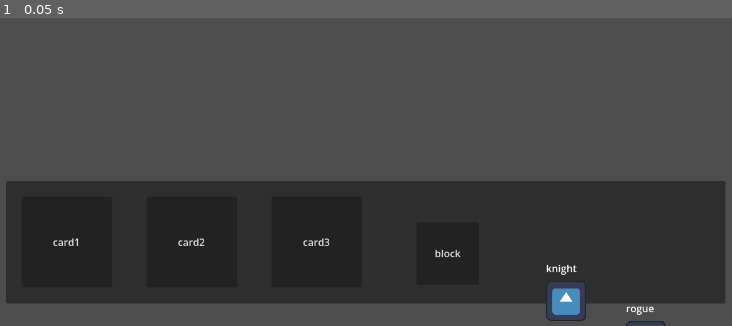
Above: before the commit, frame 1.
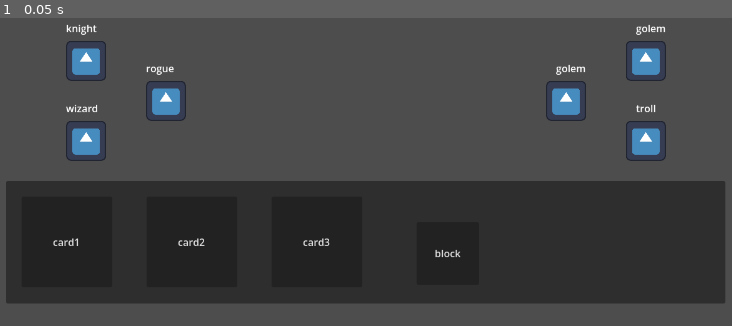
Above: after the commit, the same moment.

Repository: Kaeleb-Greene/dungeoneers-2
Game: Godot game, scene res://Scenes/dungeon.tscn
The game is run twice, just before and just after one commit, with the same random seed, the same clock (stepped at 60 frames per second) and the same inputs. The engine's default icon, where the game draws it, is replaced by a stand-in: a white triangle on a blue panel in a dark square.
Inputs:
- Up to frame 1 (0.05 s): no input

The runs differ from the first frame. In frame 1, 3.8% of the frame differs, in the area x 9-91%, y 2-100%.

Commit message:
Transitioned to New Main Script
- Init new main script called combat_loop that calls dungeon gen in _ready()
- Reorganized code in the dungeon gen script to be compatible with the combat loop script
- reposition characters and enemies to line up with the camera node position (hard-coded)

Diff:
--- a/Scenes/dungeon.tscn
+++ b/Scenes/dungeon.tscn
@@ -1,9 +1,9 @@
 [gd_scene format=3 uid="uid://cp04phtuxrkfe"]
 
-[ext_resource type="Script" uid="uid://dbqccep1v00a6" path="res://Scripts/dungeon_gen.gd" id="1_dakn4"]
+[ext_resource type="Script" uid="uid://bap2s1muyvax7" path="res://Scripts/combat_loop.gd" id="1_oavya"]
 
 [node name="Dungeon" type="Node2D" unique_id=1683826129]
-script = ExtResource("1_dakn4")
+script = ExtResource("1_oavya")
 
 [node name="Camera2D" type="Camera2D" parent="." unique_id=696356979]
 
--- /dev/null
+++ b/Scripts/combat_loop.gd
@@ -0,0 +1,39 @@
+extends Node2D
+
+# preload the scenes
+const ENEMY_SCENE = preload("res://Scenes/enemy.tscn")
+const CHARACTER_SCENE = preload("res://Scenes/party_character.tscn")
+
+# preload the script for generation
+var dungeon_gen = preload("res://Scripts/dungeon_gen.gd").new()
+
+func _ready() -> void:
+	# mega knight spawning
+	if (randi_range(0, 19) == 19):
+		var enemy = dungeon_gen.enemy_spawn(ENEMY_SCENE.instantiate(), true, false)
+		add_child(enemy)
+
+	# dragon Spawning
+	elif (randi_range(0, 3) == 3) && (dungeon_gen.current_level > 11):
+		var enemy = dungeon_gen.enemy_spawn(ENEMY_SCENE.instantiate(), false, true)
+		add_child(enemy)
+
+	else:
+		for i in range(3):
+			var enemy = dungeon_gen.enemy_spawn(ENEMY_SCENE.instantiate(), false, false)
+			add_child(enemy)
+
+	# party spawning
+	var character_1 = dungeon_gen.character_spawn(CHARACTER_SCENE.instantiate(), "knight")
+	add_child(character_1)
+	var character_2 = dungeon_gen.character_spawn(CHARACTER_SCENE.instantiate(), "rogue")
+	add_child(character_2)
+	var character_3 = dungeon_gen.character_spawn(CHARACTER_SCENE.instantiate(), "wizard")
+	add_child(character_3)
+
+# get the slot positions for each entitiy after they have initialized
+var slots = dungeon_gen.get_slots()
+
+func _process(_delta: float) -> void:
+	if (Input.is_action_pressed("Debug_Quit")):
+		get_tree().quit()
--- a/Scripts/dungeon_gen.gd
+++ b/Scripts/dungeon_gen.gd
@@ -1,7 +1,4 @@
-extends Node2D
-
-const ENEMY_SCENE = preload("res://Scenes/enemy.tscn")
-const CHARACTER_SCENE = preload("res://Scenes/party_character.tscn")
+extends RefCounted
 
 @export var current_level = randi_range(1, 20)
 
@@ -15,24 +12,15 @@
 
 var party_num = 3; 		# How many party members are in current room
 
-var enemy_num = 3;	 	# How many enemies in current room
-var boss_spawn = false;	# Whether a Mega Knight will spawn
-
 # holds the values that will determine what attribute the enemy will have
 var attribute_list = ["wither", "fire", "earth", "air", "water"] # Determine the current attributee
 var attribute = "none"
 
-func _ready() -> void:
-	enemy_spawn()
-	party_spawn()
-
 #region CHARACTER INITIATION
-func party_spawn() -> void:
-	# determine what monsters are currently available for spawning
-	for i in range(party_num):
-		var character_class = ["knight", "rogue", "wizard", "cleric", "alchemist"]
-		var character = character_class[randi_range(0, 4)]
-		init_character_instance(CHARACTER_SCENE.instantiate(), character)
+func character_spawn(id, character_class):
+	# Spawn the character for player party
+	init_character_instance(id, character_class)
+	return id
 
 func get_character_stats(_class) -> Array:
 	# assigns different stats based on class type
@@ -70,65 +58,49 @@
 		slots["slot_3"] = id;
 	id.slot = slot
 
-	# add the enemy to the current main node tree as a child
-	add_child(id)
 
 #endregion
 
 #region ENEMY INITIATION
 
 # INIT
-func enemy_spawn() -> void:
+func enemy_spawn(id, mega_knight_spawn, dragon_spawn):
 	# change to random seed
 	randomize();
 
 	# check for mega knight spawn
-	check_boss_spawn(randi_range(0, 19), 19, "mega_knight")
+	if (mega_knight_spawn):
+		init_enemy_instance(id, ["mega_knight"], attribute, 0, true)
 
 	# check for dragon spawning
-	check_boss_spawn(randi_range(0, 3), 3, "dragon")
+	if (dragon_spawn):
+		init_enemy_instance(id, ["dragon"], attribute, 0, true)
 
 	# determine what monsters are currently available for spawning
-	if (boss_spawn == false):
-		for i in range(enemy_num):
-			# determine the attribute the enemy will have
-			var attribute_chance = randi_range(0, 10)
-			if (attribute_chance == 10):
-				var c = randi_range(0, 4)
-				attribute = attribute_list[c];
-			else:
-				attribute = "none"
+	if (!dragon_spawn && !mega_knight_spawn):
+		# determine the attribute the enemy will have
+		var attribute_chance = randi_range(0, 10)
+		if (attribute_chance == 10):
+			var c = randi_range(0, 4)
+			attribute = attribute_list[c];
+		else:
+			attribute = "none"
 
-			if (current_level == 1):
-				init_enemy_instance(ENEMY_SCENE.instantiate(), ["skeleton"], attribute, 0)
-			elif (current_level == 2):
-				init_enemy_instance(ENEMY_SCENE.instantiate(), ["skeleton", "zombie"], attribute, 1)
-			elif (current_level == 3):
-				init_enemy_instance(ENEMY_SCENE.instantiate(), ["skeleton", "zombie", "goblin"], attribute, 2)
-			elif (current_level == 4):
-				init_enemy_instance(ENEMY_SCENE.instantiate(), ["zombie", "goblin"], attribute, 1)
-			elif (current_level >= 5 && current_level <= 7):
-				init_enemy_instance(ENEMY_SCENE.instantiate(), ["goblin", "raider"], attribute, 1)
-			elif (current_level >= 8 && current_level <= 11):
-				init_enemy_instance(ENEMY_SCENE.instantiate(), ["raider", "orc"], attribute, 1)
-			elif (current_level > 11):
-				init_enemy_instance(ENEMY_SCENE.instantiate(), ["orc", "troll", "golem"], attribute, 2)
-
-func check_boss_spawn(chance, desired_chance, type) -> void:
-	# chance should be a randi_range and desired chance should be the highest value
-	# passed in chance
-	if (chance == desired_chance):
-		if (type == "dragon"):
-			if (current_level > 11):
-				boss_spawn = true;
-				# handle dragon spawning
-				enemy_num = 1
-				init_enemy_instance(ENEMY_SCENE.instantiate(), [type], attribute, 0)
-		else:
-			boss_spawn = true;
-			# handle other boss spawning
-			enemy_num = 1
-			init_enemy_instance(ENEMY_SCENE.instantiate(), [type], attribute, 0)
+		if (current_level == 1):
+			init_enemy_instance(id, ["skeleton"], attribute, 0, false)
+		elif (current_level == 2):
+			init_enemy_instance(id, ["skeleton", "zombie"], attribute, 1, false)
+		elif (current_level == 3):
+			init_enemy_instance(id, ["skeleton", "zombie", "goblin"], attribute, 2, false)
+		elif (current_level == 4):
+			init_enemy_instance(id, ["zombie", "goblin"], attribute, 1, false)
+		elif (current_level >= 5 && current_level <= 7):
+			init_enemy_instance(id, ["goblin", "raider"], attribute, 1, false)
+		elif (current_level >= 8 && current_level <= 11):
+			init_enemy_instance(id, ["raider", "orc"], attribute, 1, false)
+		elif (current_level > 11):
+			init_enemy_instance(id, ["orc", "troll", "golem"], attribute, 2, false)
+	return id
 
 func get_enemy_stats(_type) -> Array:
 	# assigns different stats based on monster type
@@ -154,7 +126,7 @@
 			return [30, 3, 0]
 	return []
 
-func init_enemy_instance(id, _type, _attribute, _chance) -> void:
+func init_enemy_instance(id, _type, _attribute, _chance, boss_spawn) -> void:
 	var chance = 0
 	if (_chance != 0):
 		chance = randi_range(0, _chance)
@@ -172,7 +144,7 @@
 
 	# place the enemy in the correct slot
 	var slot = 0
-	if (boss_spawn == true):
+	if (boss_spawn):
 		slot = 2
 		slots["slot_5"] = id;
 	else:
@@ -186,11 +158,7 @@
 			slot = 3
 			slots["slot_6"] = id;
 	id.slot = slot
+#endregion
 
-	# add the enemy to the current main node tree as a child
-	add_child(id)
-
-func _process(_delta: float) -> void:
-	if (Input.is_action_pressed("Debug_Quit")):
-		get_tree().quit()
-#endregion
+func get_slots():
+	return slots
--- a/Scripts/enemy.gd
+++ b/Scripts/enemy.gd
@@ -3,9 +3,9 @@
 # set the starting positions
 # Vector2((grid position x+offset)*upscale), (grid position y+offset)*upscale)
 
-const IDLE_POSITION = [Vector2(1280-320, 320),
-					   Vector2(1280-448, 384),
-					   Vector2(1280-320, 448)]
+const IDLE_POSITION = [Vector2(448, -64),
+					   Vector2(320, 0),
+					   Vector2(448, 64)]
 
 # basic stats
 var health = 0;
@@ -19,7 +19,7 @@
 
 func _ready() -> void:
 	update_position()
-	debug_messages()
+	#debug_messages()
 	$Label.text = type
 
 func update_position() -> void:
--- a/Scripts/party_character.gd
+++ b/Scripts/party_character.gd
@@ -1,8 +1,8 @@
 extends CharacterBody2D
 
-const IDLE_POSITION = [Vector2(320, 320),
-					   Vector2(448, 384),
-					   Vector2(320, 448)]
+const IDLE_POSITION = [Vector2(-448, -64),
+					   Vector2(-320, 0),
+					   Vector2(-448, 64)]
 
 # basic Stats
 var health = 0;
@@ -13,8 +13,8 @@
 var slot = 0;
 
 func _ready() -> void:
-	debug_messages()
 	update_position()
+	#debug_messages()
 	$Label.text = character_class
 
 func update_position() -> void:
Not shown, added: Scripts/combat_loop.gd.uid
Not shown, added: Scenes/dungeon.tscn453306801.tmp
Not shown, added: Scenes/dungeon.tscn570870143.tmp
Not shown, added: Scenes/dungeon.tscn989425016.tmp
